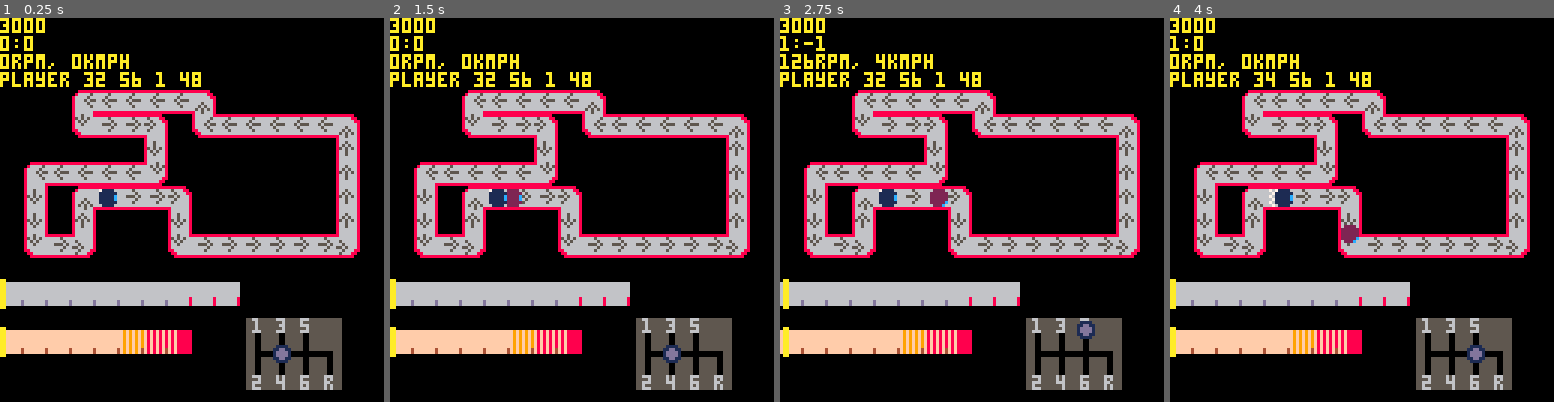
Above: before the commit, frames 1-4 (left to right).
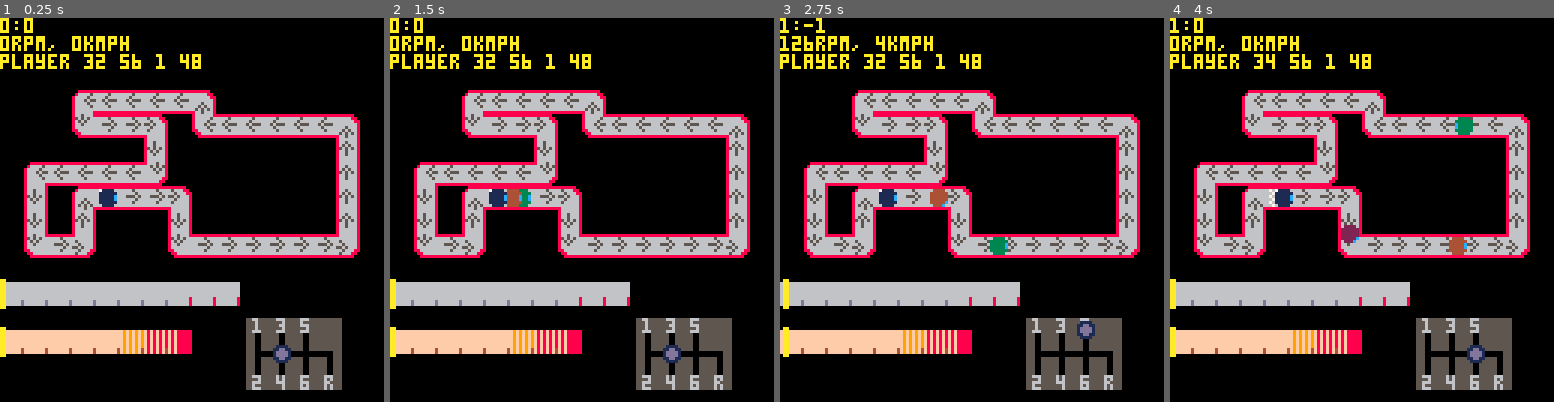
Above: after the commit, the same moments.

Repository: VedVid/PICOdrag
Game: PICO-8 cartridge picodrag.p8
Two runs of this game, one before a commit and one after it. Both use one fixed random seed, a clock stepped at 60 frames per second and the inputs below.
Inputs:
- Up to frame 1 (0.25 s): no input
- Up to frame 2 (1.5 s): no input
- Up to frame 3 (2.75 s): hold Right 1.6-2.1 s; hold Up 2.15-2.42 s; hold Right from 2.47 s (still down)
- Up to frame 4 (4 s): release Right at 3.03 s; hold Left 3.08-3.58 s; hold Down 3.63-3.97 s

The runs differ from the first frame. In frame 1, 2.2% of the frame differs, in the area x 0-53%, y 0-18%; in frame 2, 2.5%; in frame 3, 2.8%, in the area x 0-60%, y 0-62%; in frame 4, 2.7%.

Commit message:
Unnecessary printing removed

Diff:
--- a/picodrag.p8
+++ b/picodrag.p8
@@ -25,13 +25,6 @@
  draw_ui(ui, player)
  draw_track(track)
  draw_actors(opponents, player)
- --local opp = opponents[1]
- --if opp.car.current_gear > 0 then
- --print(opp.car.current_gear..":"..opp.car.gears_data[opp.car.current_gear][2])
- --end
- for k, v in pairs(opponents) do
-  print(v.car.gears_data[v.car.current_gear][3])
- end
  if ui.gearbox.current_gear then
   print(ui.gearbox.current_gear[1]..":"..ui.gearbox.current_gear[2])
  else
@@ -432,6 +425,26 @@
  opponent_1.cell = 1
  opponent_1.car = make_porssa()
  add(opponents, opponent_1)
+ local opponent_2 = {}
+ opponent_2.ai = 1
+ opponent_2.x = track.start_x
+ opponent_2.x_dec = 0
+ opponent_2.y = track.start_y
+ opponent_2.y_dec = 0
+ opponent_2.sprite = 48
+ opponent_2.cell = 1
+ opponent_2.car = make_hondu()
+ add(opponents, opponent_2)
+ local opponent_3 = {}
+ opponent_3.ai = 1
+ opponent_3.x = track.start_x
+ opponent_3.x_dec = 0
+ opponent_3.y = track.start_y
+ opponent_3.y_dec = 0
+ opponent_3.sprite = 48
+ opponent_3.cell = 1
+ opponent_3.car = make_abarb()
+ add(opponents, opponent_3)
  return opponents
 end
 
